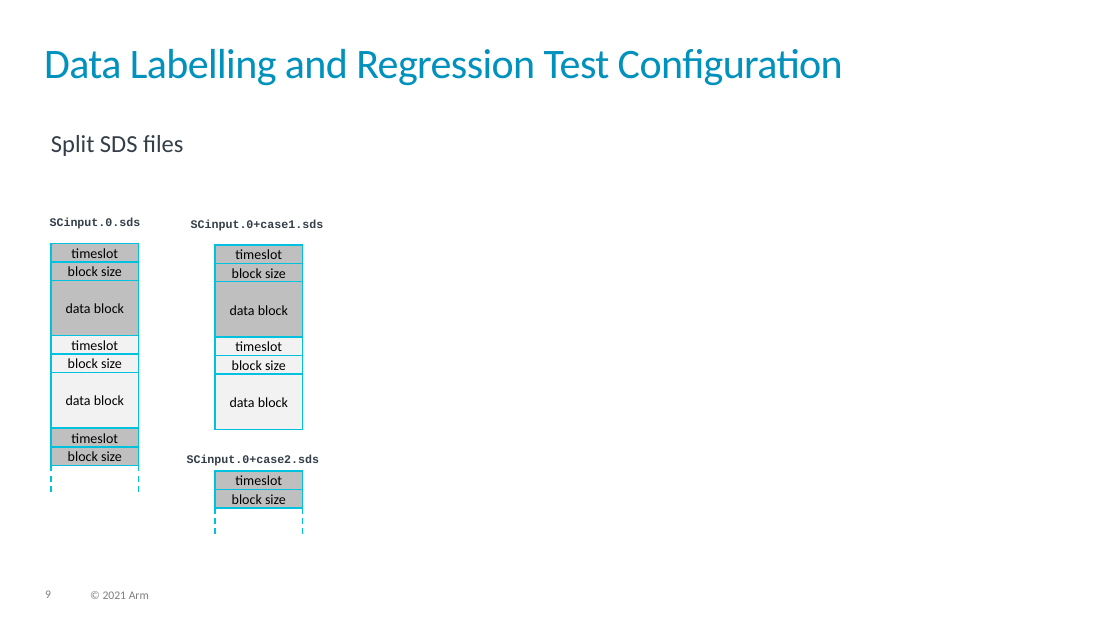
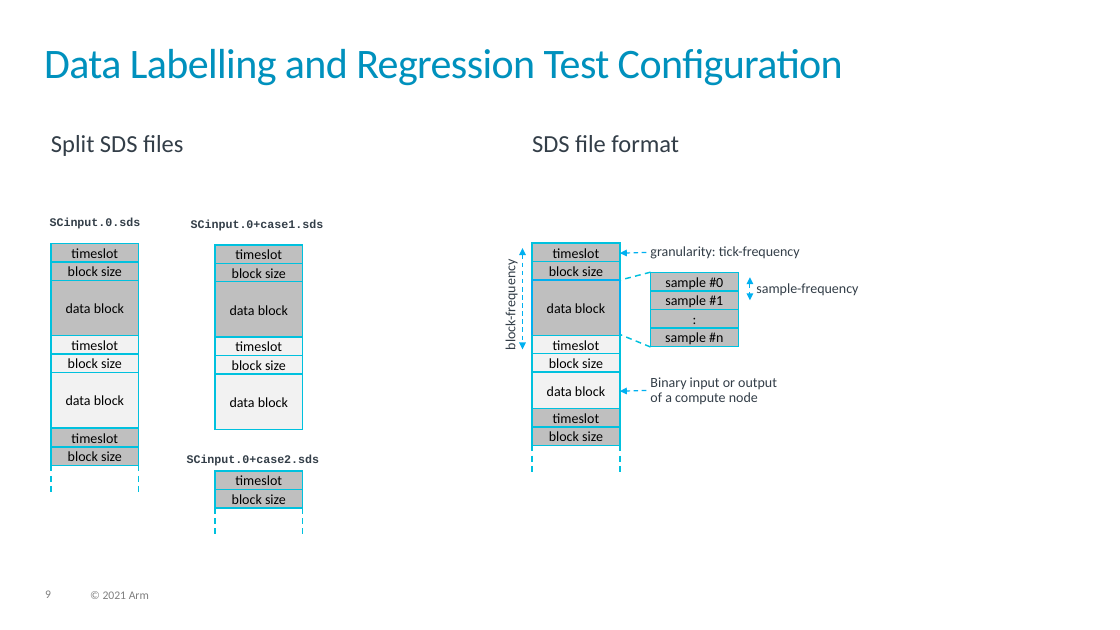
Before and after one commit to ARM-software/SDS-Framework, a slide deck: slide 9 of documentation/images/overview.pptx. Drawn at 1120x630 pixels with LibreOffice and Linux fonts; fonts in the diff are those of the drawing. Boxes give left, top, right and bottom in pixels: in the first picture for what was removed or moved away, otherwise in the second. Text is boxed around its words. In the diff, an @@ line names an element or a change of style, - is before the commit and + after.

```diff
--- a/documentation/images/overview.pptx
+++ b/documentation/images/overview.pptx
@@ text added at [532,135,679,152], 21 pt, text #333E48 @@
+SDS file format
@@ text added at [502,268,519,347], 12 pt, text #333E48 @@
+block-frequency
@@ double arrow added from (523, 248) to (523, 350), #00B0F0 1 pt dashed @@
@@ rectangle added at [532,244,620,262], fill #BFBFBF, outline #00C1DE 1.25 pt, 12 pt, text #000000 @@
+timeslot
@@ rectangle added at [532,262,620,281], fill #BFBFBF, outline #00C1DE 1.25 pt, 12 pt, text #000000 @@
+block size
@@ arrow added from (646, 253) to (620, 253), #00B0F0 1 pt dashed @@
@@ text added at [650,246,800,259], 12 pt, text #333E48 @@
+granularity: tick-frequency
@@ rectangle added at [532,281,620,336], fill #BFBFBF, outline #00B0F0 1.25 pt, 12 pt, text #000000 @@
+data block
@@ line added from (650, 272) to (620, 281), #00C1DE 1.25 pt dashed @@
@@ rectangle added at [650,272,739,291], fill #BFBFBF, outline #00C1DE 1.25 pt, 12 pt, text #000000 @@
+sample #0
@@ rectangle added at [650,291,739,309], fill #BFBFBF, outline #00C1DE 1.25 pt, 12 pt, text #000000 @@
+sample #1
@@ double arrow added from (750, 277) to (750, 300), #00B0F0 1 pt dashed @@
@@ text added at [756,283,858,295], 12 pt, text #333E48 @@
+sample-frequency
@@ rectangle added at [650,309,739,328], fill #BFBFBF, outline #00C1DE 1.25 pt, 12 pt, text #000000 @@
+:
@@ rectangle added at [650,328,739,346], fill #BFBFBF, outline #00C1DE 1.25 pt, 12 pt, text #000000 @@
+sample #n
@@ rectangle added at [532,335,620,354], fill #F2F2F2, outline #00C1DE 1.25 pt, 12 pt, text #000000 @@
+timeslot
@@ rectangle added at [532,354,620,372], fill #F2F2F2, outline #00C1DE 1.25 pt, 12 pt, text #000000 @@
+block size
@@ line added from (650, 347) to (620, 334), #00C1DE 1.25 pt dashed @@
@@ rectangle added at [532,372,620,409], fill #F2F2F2, outline #00C1DE 1.25 pt, 12 pt, text #000000 @@
+data block
@@ text added at [650,377,777,404], 12 pt, text #333E48 @@
+Binary input or output
+of a compute node
@@ rectangle added at [532,408,620,427], fill #BFBFBF, outline #00C1DE 1.25 pt, 12 pt, text #000000 @@
+timeslot
@@ arrow added from (646, 391) to (620, 392), #00B0F0 1 pt dashed @@
@@ rectangle added at [532,427,620,445], fill #BFBFBF, outline #00C1DE 1.25 pt, 12 pt, text #000000 @@
+block size
@@ line added from (532, 445) to (532, 473), #00C1DE 1.25 pt dashed @@
@@ line added from (620, 445) to (620, 473), #00C1DE 1.25 pt dashed @@
```
Also in this commit, not shown: 1 other slide changed, 24 other files.
